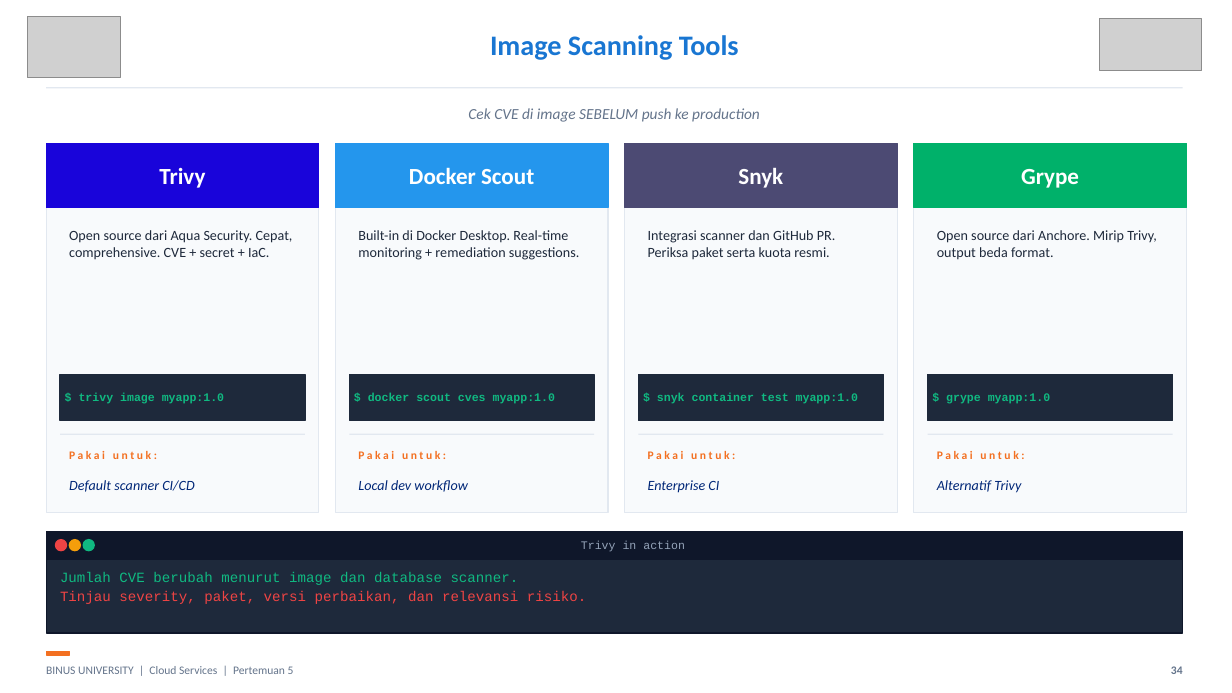
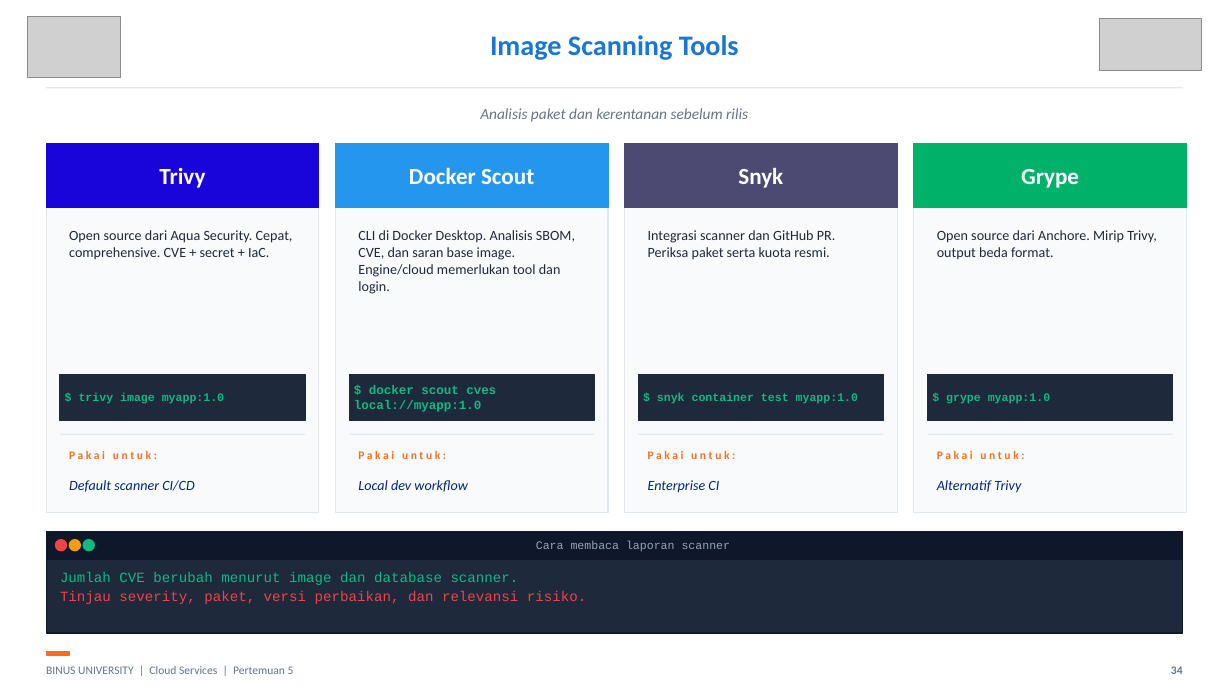
Before and after one commit to SeedFlora/meet5CloudService, a slide deck: slide 34 of slides/Teori_Pertemuan_05.pptx. Drawn at 1232x693 pixels with LibreOffice and Linux fonts; fonts in the diff are those of the drawing; grey boxes stand for pictures. Boxes give left, top, right and bottom in pixels: in the first picture for what was removed or moved away, otherwise in the second. Text is boxed around its words. In the diff, an @@ line names an element or a change of style, - is before the commit and + after.

Commit message:
Complete week 5 Docker Scout and three-tier Compose walkthroughs

```diff
--- a/slides/Teori_Pertemuan_05.pptx
+++ b/slides/Teori_Pertemuan_05.pptx
@@ text at box(480, 108, 748, 122): text changed @@
-Cek CVE di image SEBELUM push ke production
+Analisis paket dan kerentanan sebelum rilis
@@ text at box(358, 230, 575, 294): text changed @@
-Built-in di Docker Desktop. Real-time monitoring + remediation suggestions.
+CLI di Docker Desktop. Analisis SBOM, CVE, dan saran base image. Engine/cloud memerlukan tool dan login.
@@ text at box(354, 385, 496, 412): text changed; size 9 to 9.8 pt @@
-$ docker scout cves myapp:1.0
+$ docker scout cves local://myapp:1.0
@@ text at box(536, 541, 731, 552): text changed @@
-Trivy in action
+Cara membaca laporan scanner
```
Also in this commit, not shown: 16 other slides changed, 22 slides added, 32 other files.
